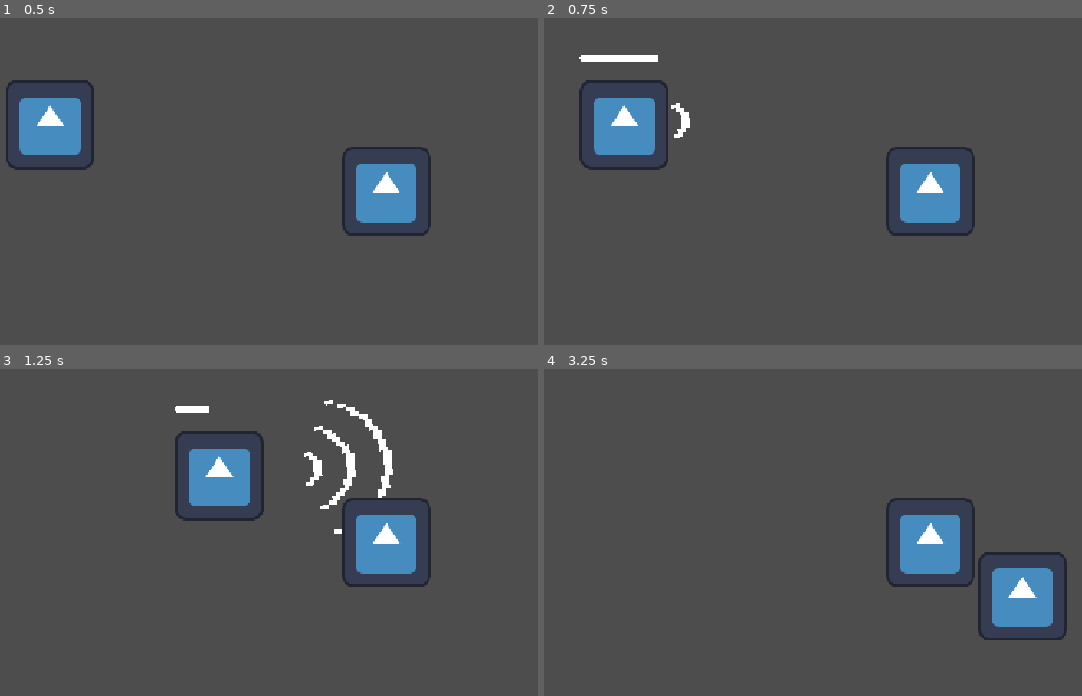
Above: before the commit, frames 1-4 (two rows, left to right).
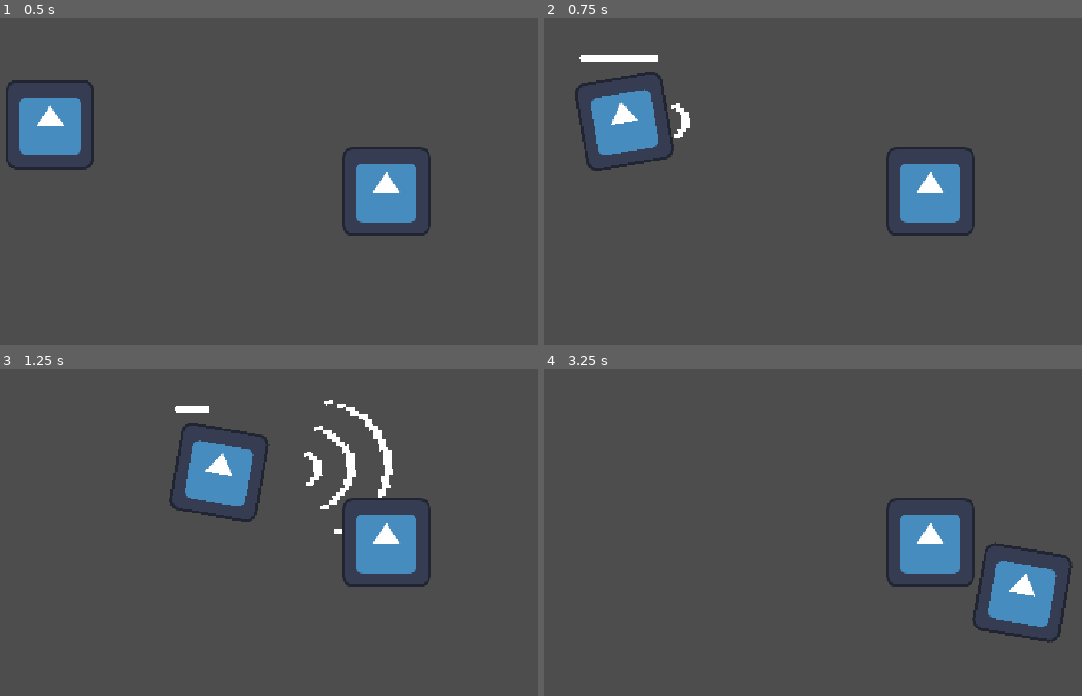
Above: after the commit, the same moments.

Repository: CplCanuck/mru-hacks-2026
Game: Godot game, scene res://assets/scenes/player_test.tscn
Two runs of this game, one before a commit and one after it. Both use one fixed random seed, a clock stepped at 60 frames per second and the inputs below. This scene is started directly instead of the project's main scene. The engine's default icon, where the game draws it, is replaced by a stand-in: a white triangle on a blue panel in a dark square. Sound files missing from this copy of the repository are replaced by a short silence.
Inputs (mouse positions are in pixels of both pictures, inside the frame that each line leads up to):
- Up to frame 1 (0.5 s): no input
- Up to frame 2 (0.75 s): tap Enter at 0.5 s; move the mouse to (947, 96) at 0.52 s; hold D (right) from 0.53 s (still down); click (947, 96) at 0.6 s
- Up to frame 3 (1.25 s): keep holding D (right)
- Up to frame 4 (3.25 s): move the mouse to (613, 493) at 1.27 s; release D (right) at 1.28 s; hold S (down) 1.28-2.03 s; click (613, 493) at 1.35 s; move the mouse to (850, 372) at 2.02 s; hold D (right) 2.03-2.78 s; click (850, 372) at 2.1 s; move the mouse to (732, 561) at 2.77 s; hold W (up) from 2.78 s (still down); click (732, 561) at 2.85 s

Frame 1 is identical in both runs. In frame 2, 1.3% of the frame differs, in the area x 5-25%, y 16-47%; in frame 3, 1.3%, in the area x 31-51%, y 16-47%; in frame 4, 1.3%.
Error before the commit: Invalid assignment of property or key 'disabled' with value of type 'bool' on a base object of type 'null instance'. (res://assets/objects/player.gd:43)

Commit message:
Add Player Waddle Animation

Diff:
--- /dev/null
+++ b/assets/objects/enemy.gd
@@ -0,0 +1,15 @@
+extends StaticBody2D
+
+
+# Called when the node enters the scene tree for the first time.
+func _ready() -> void:
+	pass # Replace with function body.
+
+
+# Called every frame. 'delta' is the elapsed time since the previous frame.
+func _process(_delta: float) -> void:
+	pass
+
+
+func _on_hurtbox_area_entered(_area: Area2D) -> void:
+	print("Hit Enemy")
--- a/assets/objects/enemy.tscn
+++ b/assets/objects/enemy.tscn
@@ -1,6 +1,7 @@
 [gd_scene format=3 uid="uid://cj6xy7mulabb6"]
 
 [ext_resource type="Texture2D" uid="uid://iqj0shaupgj8" path="res://assets/sprites/icon.svg" id="1_7y3c4"]
+[ext_resource type="Script" uid="uid://bew2korkr27ux" path="res://assets/objects/enemy.gd" id="1_205b7"]
 
 [sub_resource type="CircleShape2D" id="CircleShape2D_bi8p6"]
 radius = 70.0
@@ -9,6 +10,7 @@
 radius = 80.0
 
 [node name="enemy" type="StaticBody2D" unique_id=1492192340]
+script = ExtResource("1_205b7")
 
 [node name="CollisionShape2D" type="CollisionShape2D" parent="." unique_id=491971375]
 shape = SubResource("CircleShape2D_bi8p6")
@@ -17,6 +19,10 @@
 texture = ExtResource("1_7y3c4")
 
 [node name="Hurtbox" type="Area2D" parent="." unique_id=577282743]
+collision_layer = 0
+collision_mask = 4
 
 [node name="CollisionShape2D" type="CollisionShape2D" parent="Hurtbox" unique_id=1729770118]
 shape = SubResource("CircleShape2D_1yt0f")
+
+[connection signal="area_entered" from="Hurtbox" to="." method="_on_hurtbox_area_entered"]
--- a/assets/objects/player.gd
+++ b/assets/objects/player.gd
@@ -7,11 +7,13 @@
 
 @onready var attack_pivot: Marker2D = $"Attack Pivot"
 @onready var attack_cooldown: Timer = $"Attack Cooldown"
-@onready var bark_collider: CollisionShape2D = $"Attack Pivot/Area2D/CollisionShape2D"
+@onready var bark_collider: CollisionShape2D = $"Attack Pivot/Attackbox/CollisionShape2D"
 @onready var bark_animation: AnimatedSprite2D = $"Attack Pivot/Bark Animation"
+@onready var animation_player: AnimationPlayer = $AnimationPlayer
 
 
 func _process(_delta: float) -> void:
+	handle_walk_animation()
 	handle_attack_click()
 
 func _physics_process(delta: float) -> void:
@@ -19,6 +21,12 @@
 	move_and_slide()
 
 
+
+func handle_walk_animation():
+	var input_direction = Input.get_vector("left", "right", "up", "down")
+
+	if !velocity.is_zero_approx() && !input_direction.is_zero_approx():
+		animation_player.play("waddle")
 
 func handle_movement(delta):
 	var input_direction = Input.get_vector("left", "right", "up", "down")
@@ -42,6 +50,9 @@
 		# trigger attack hitbox (currently turned off in timer time out)
 		bark_collider.disabled = false
 
+func _on_walk_cycle_rest() -> void:
+	if velocity.is_zero_approx():
+		animation_player.play("RESET")
 
 func _on_attack_cooldown_timeout() -> void:
 	bark_collider.disabled = true
--- a/assets/objects/player.tscn
+++ b/assets/objects/player.tscn
@@ -66,7 +66,86 @@
 [sub_resource type="CircleShape2D" id="CircleShape2D_1yt0f"]
 radius = 80.0
 
+[sub_resource type="Animation" id="Animation_6r1sy"]
+length = 0.001
+tracks/0/type = "value"
+tracks/0/imported = false
+tracks/0/enabled = true
+tracks/0/path = NodePath("Icon:rotation")
+tracks/0/interp = 1
+tracks/0/loop_wrap = true
+tracks/0/keys = {
+"times": PackedFloat32Array(0),
+"transitions": PackedFloat32Array(1),
+"update": 0,
+"values": [0.0]
+}
+tracks/1/type = "value"
+tracks/1/imported = false
+tracks/1/enabled = true
+tracks/1/path = NodePath("Icon:position")
+tracks/1/interp = 1
+tracks/1/loop_wrap = true
+tracks/1/keys = {
+"times": PackedFloat32Array(0),
+"transitions": PackedFloat32Array(1),
+"update": 0,
+"values": [Vector2(0, 0)]
+}
+
+[sub_resource type="Animation" id="Animation_nqkij"]
+resource_name = "waddle"
+loop_mode = 1
+tracks/0/type = "value"
+tracks/0/imported = false
+tracks/0/enabled = true
+tracks/0/path = NodePath("Icon:rotation")
+tracks/0/interp = 2
+tracks/0/loop_wrap = true
+tracks/0/keys = {
+"times": PackedFloat32Array(0, 0.25, 0.5, 0.75),
+"transitions": PackedFloat32Array(0.25, 0.25, 0.25, 0.25),
+"update": 0,
+"values": [0.0, -0.17453292, 0.0, 0.17453292519943295]
+}
+tracks/1/type = "value"
+tracks/1/imported = false
+tracks/1/enabled = true
+tracks/1/path = NodePath("Icon:position")
+tracks/1/interp = 2
+tracks/1/loop_wrap = true
+tracks/1/keys = {
+"times": PackedFloat32Array(0, 0.25, 0.5, 0.75),
+"transitions": PackedFloat32Array(0.25, 0.25, 0.25, 0.25),
+"update": 0,
+"values": [Vector2(0, 0), Vector2(0, -5), Vector2(0, 0), Vector2(0, -5)]
+}
+tracks/2/type = "method"
+tracks/2/imported = false
+tracks/2/enabled = true
+tracks/2/path = NodePath(".")
+tracks/2/interp = 1
+tracks/2/loop_wrap = true
+tracks/2/keys = {
+"times": PackedFloat32Array(0.5, 1),
+"transitions": PackedFloat32Array(1, 1),
+"values": [{
+"args": [],
+"method": &"_on_walk_cycle_rest"
+}, {
+"args": [],
+"method": &"_on_walk_cycle_rest"
+}]
+}
+
+[sub_resource type="AnimationLibrary" id="AnimationLibrary_xvjlw"]
+_data = {
+&"RESET": SubResource("Animation_6r1sy"),
+&"waddle": SubResource("Animation_nqkij")
+}
+
 [node name="player" type="CharacterBody2D" unique_id=1106833625]
+collision_layer = 9
 script = ExtResource("1_5pvfp")
 
 [node name="CollisionShape2D" type="CollisionShape2D" parent="." unique_id=733966564]
@@ -107,9 +186,11 @@
 
 [node name="Hurtbox" type="Area2D" parent="." unique_id=1777865291]
 collision_layer = 0
-collision_mask = 2
 
 [node name="CollisionShape2D" type="CollisionShape2D" parent="Hurtbox" unique_id=1566410332]
 shape = SubResource("CircleShape2D_1yt0f")
 
+[node name="AnimationPlayer" type="AnimationPlayer" parent="." unique_id=1995936352]
+libraries/ = SubResource("AnimationLibrary_xvjlw")
+
 [connection signal="timeout" from="Attack Cooldown" to="." method="_on_attack_cooldown_timeout"]
Not shown, added: assets/objects/enemy.gd.uid
